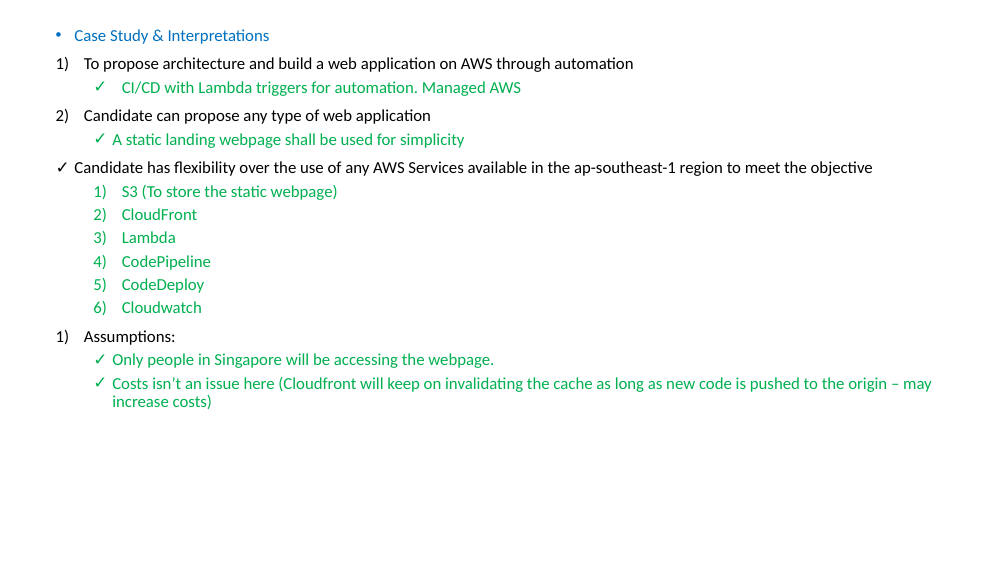
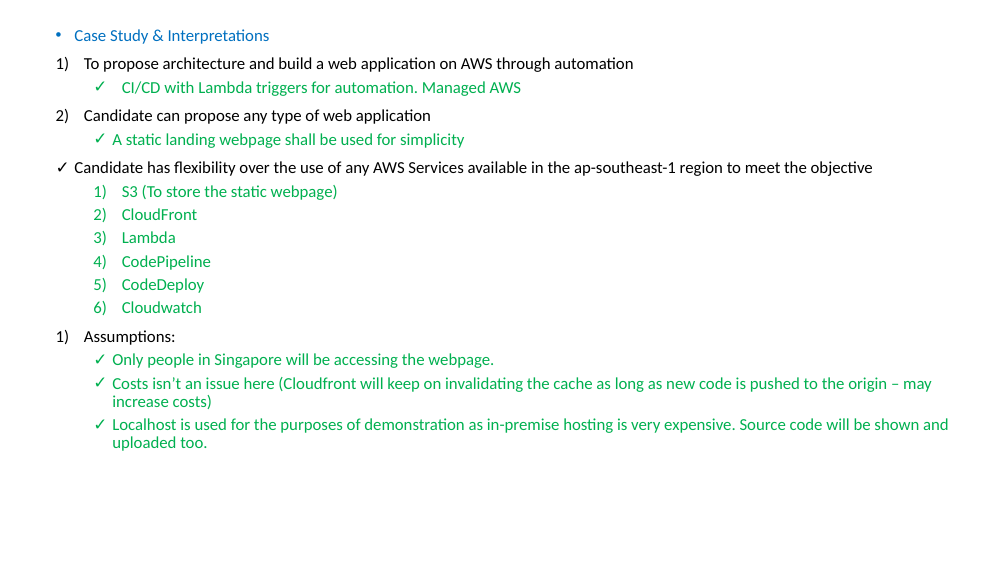
Before and after one commit to moeadmin2/sample-webapp, a slide deck: slide 3 of architecture diagram.pptx. Drawn at 1008x567 pixels with LibreOffice and Linux fonts; fonts in the diff are those of the drawing. Boxes give left, top, right and bottom in pixels: in the first picture for what was removed or moved away, otherwise in the second. Text is boxed around its words. In the diff, an @@ line names an element or a change of style, - is before the commit and + after.

```diff
--- a/architecture diagram.pptx
+++ b/architecture diagram.pptx
@@ text at (112,418,949,451): paragraph added @@
+  ✓ Localhost is used for the purposes of demonstration as in-premise hosting is very expensive. Source code will be shown and uploaded too.
```
Also in this commit, not shown: 2 other slides changed, 1 other file.
